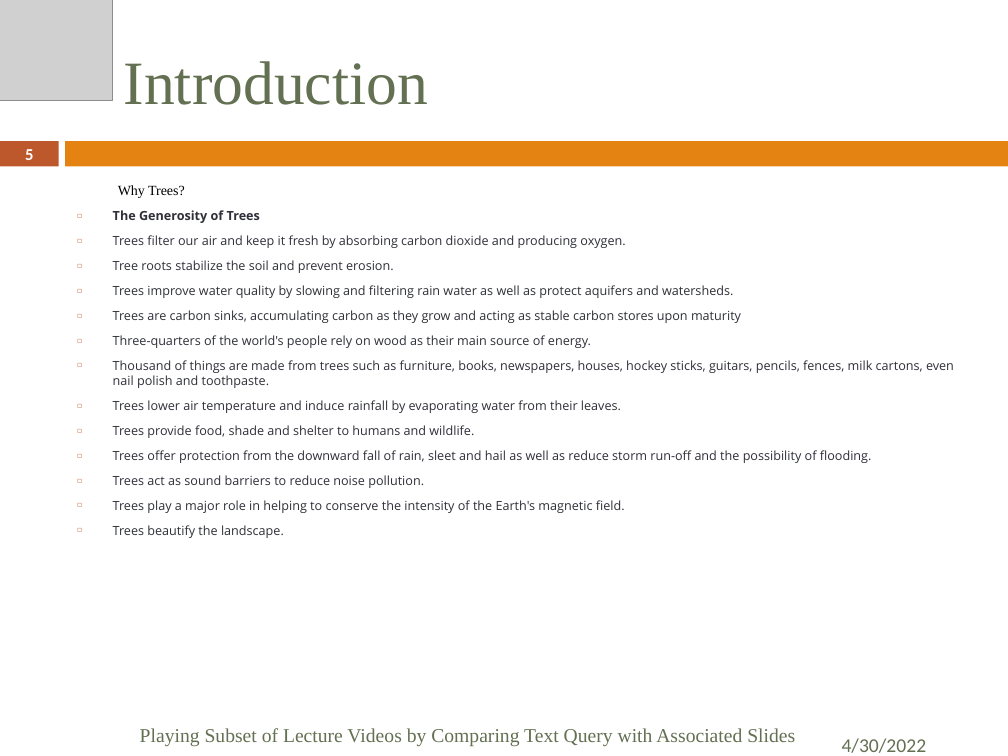
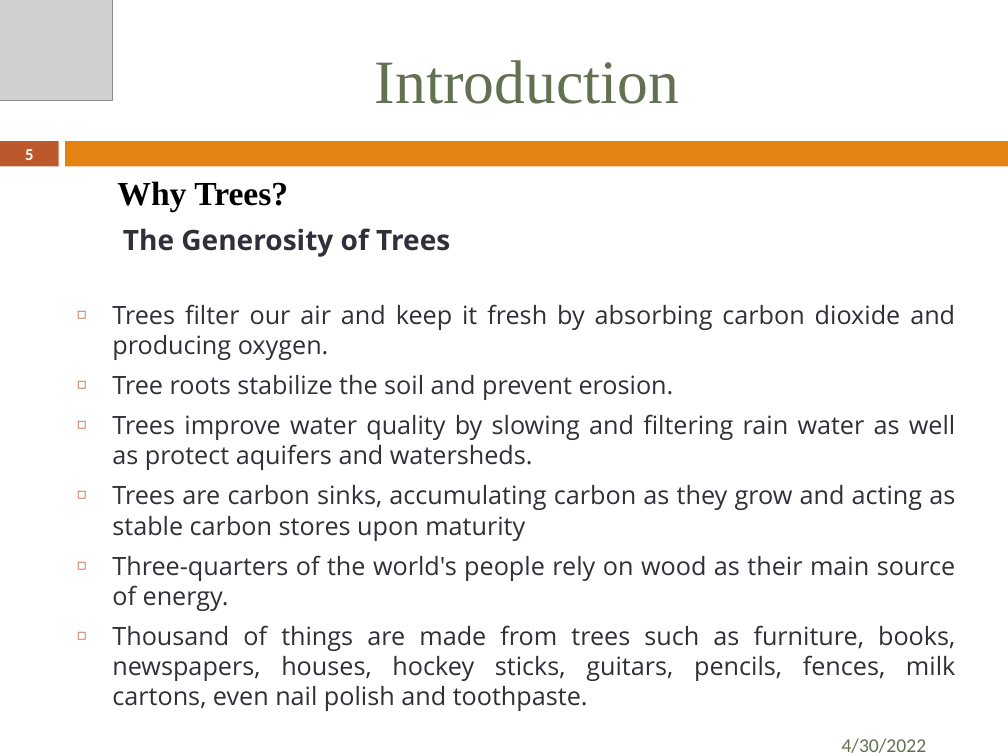
Before and after one commit to Suraj1089/Tree_Plantation, a slide deck: slide 5 of PBL Presentation Format.pptx. Drawn at 1008x756 pixels with LibreOffice and Linux fonts; fonts in the diff are those of the drawing; grey boxes stand for pictures. Boxes give left, top, right and bottom in pixels: in the first picture for what was removed or moved away, otherwise in the second. Text is boxed around its words. In the diff, an @@ line names an element or a change of style, - is before the commit and + after.

```diff
--- a/PBL Presentation Format.pptx
+++ b/PBL Presentation Format.pptx
@@ title "Introduction": place and size @@
-title "Introduction" at (124, 61, 428, 105)
+title "Introduction" at (375, 60, 679, 104)
@@ title "Introduction" at (375, 60, 679, 104): alignment left to centre @@
@@ text "Why Trees?" at (112, 181, 956, 711): size 10 to 24 pt, bold on in "Why Trees?"; size 9 to 20 pt in "The Generosity of Trees"; size 9 to 18 pt; bullet ◻ to none; alignment left to justified @@
@@ text at (113, 400, 872, 538): paragraphs removed @@
-◻ Trees lower air temperature and induce rainfall by evaporating water from their leaves.
-◻ Trees provide food, shade and shelter to humans and wildlife.
-◻ Trees offer protection from the downward fall of rain, sleet and hail as well as reduce storm run-off and the possibility of flooding.
-◻ Trees act as sound barriers to reduce noise pollution.
-◻ Trees play a major role in helping to conserve the intensity of the Earth's magnetic field.
-◻ Trees beautify the landscape.
@@ text removed at (140, 728, 795, 746) @@
-Playing Subset of Lecture Videos by Comparing Text Query with Associated Slides
```
Also in this commit, not shown: 11 other slides changed, 1 slide added.
